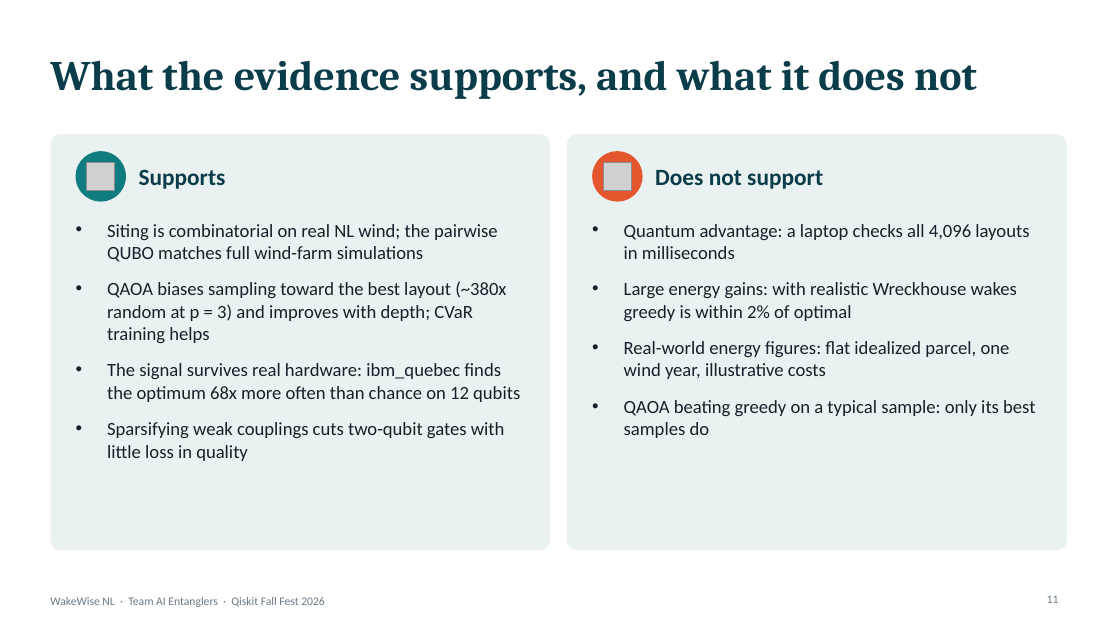
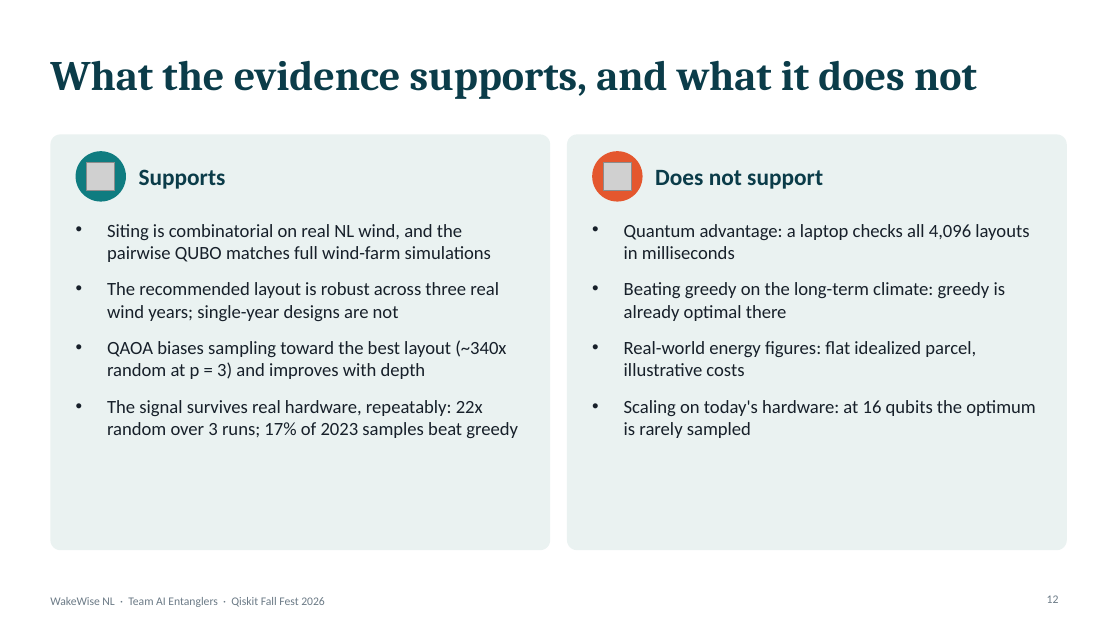
Before and after one commit to mrw-soumik/Qiskit-AI-Entanglers-, a slide deck: slide 12 of slides/WakeWise_NL_AI_Entanglers.pptx (slide 11 before the commit). Drawn at 1120x630 pixels with LibreOffice and Linux fonts; fonts in the diff are those of the drawing; grey boxes stand for pictures. Boxes give left, top, right and bottom in pixels: in the first picture for what was removed or moved away, otherwise in the second. Text is boxed around its words. In the diff, an @@ line names an element or a change of style, - is before the commit and + after.

```diff
--- a/slides/WakeWise_NL_AI_Entanglers.pptx
+++ b/slides/WakeWise_NL_AI_Entanglers.pptx
@@ text at [107,224,518,438]: text changed @@
-• Siting is combinatorial on real NL wind; the pairwise QUBO matches full wind-farm simulations
-• QAOA biases sampling toward the best layout (~380x random at p = 3) and improves with depth; CVaR training helps
-• The signal survives real hardware: ibm_quebec finds the optimum 68x more often than chance on 12 qubits
-• Sparsifying weak couplings cuts two-qubit gates with little loss in quality
+• Siting is combinatorial on real NL wind, and the pairwise QUBO matches full wind-farm simulations
+• The recommended layout is robust across three real wind years; single-year designs are not
+• QAOA biases sampling toward the best layout (~340x random at p = 3) and improves with depth
+• The signal survives real hardware, repeatably: 22x random over 3 runs; 17% of 2023 samples beat greedy
@@ text at [624,282,1035,438]: text changed @@
-• Large energy gains: with realistic Wreckhouse wakes greedy is within 2% of optimal
-• Real-world energy figures: flat idealized parcel, one wind year, illustrative costs
-• QAOA beating greedy on a typical sample: only its best samples do
+• Beating greedy on the long-term climate: greedy is already optimal there
+• Real-world energy figures: flat idealized parcel, illustrative costs
+• Scaling on today's hardware: at 16 qubits the optimum is rarely sampled
@@ page number at [1047,595,1059,603]: text changed @@
-11
+12
```
Also in this commit, not shown: 11 other slides changed, 1 slide added, 28 other files.
